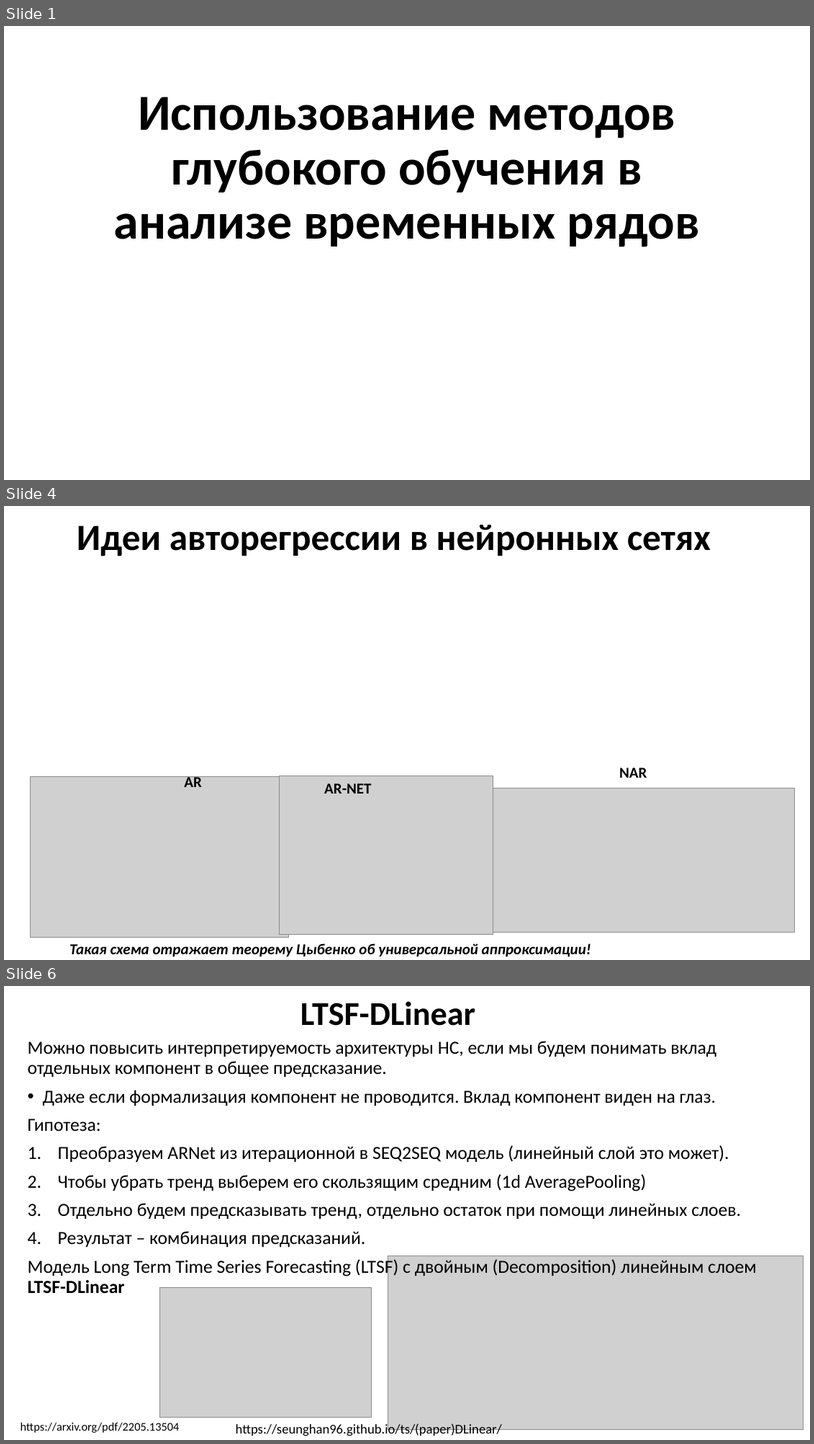
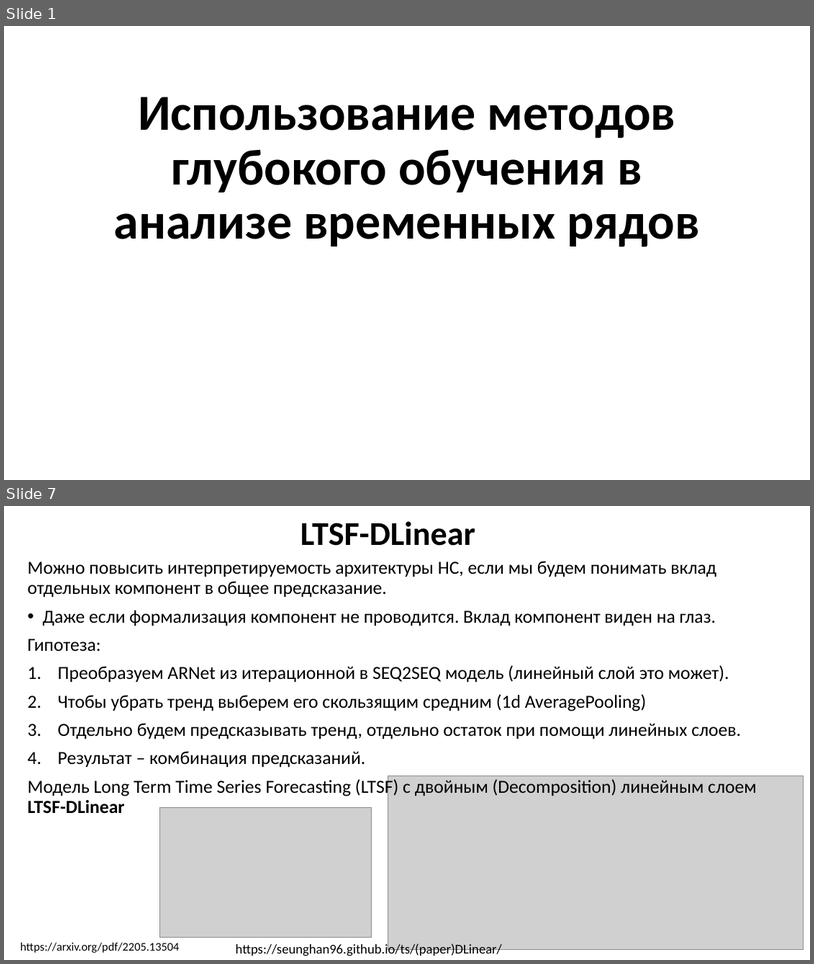
Before and after one commit to MVRonkin/TimeSeriesCourse, a slide deck: 2025/LEC/07-2 RNN.pptx. Shown one above the other, each under a label of ours: slides 1, 4 and 6 before the commit, slides 1 and 7 after it; the slides between them are not shown. The pictures are 814x1444 and 814x964 pixels, drawn with LibreOffice and Linux fonts; fonts in the diff are those of the drawing; grey boxes stand for pictures. Boxes give left, top, right and bottom in pixels: in the first picture for what was removed or moved away, otherwise in the second. Text is boxed around its words. In the diff, an @@ line names an element or a change of style, - is before the commit and + after.

```diff
--- a/2025/LEC/07-2 RNN.pptx
+++ b/2025/LEC/07-2 RNN.pptx
@@ slide 4 removed at [4, 506, 810, 960], background #FFFFFF @@
@@ title removed at [77, 525, 711, 556] @@
-Идеи авторегрессии в нейронных сетях
@@ picture removed at [31, 777, 289, 937] @@
@@ text removed at [184, 775, 202, 787] @@
-AR
@@ picture removed at [280, 776, 494, 934] @@
@@ text removed at [324, 783, 371, 793] @@
-AR-NET
@@ text removed at [620, 767, 647, 777] @@
-NAR
@@ picture removed at [482, 788, 795, 932] @@
@@ text removed at [70, 943, 592, 957] @@
-Такая схема отражает теорему Цыбенко об универсальной аппроксимации!
@@ what was slide 6 is now slide 7 @@
```
Also in this commit, not shown: 3 slides changed, 4 slides added, 3 other slides removed.
